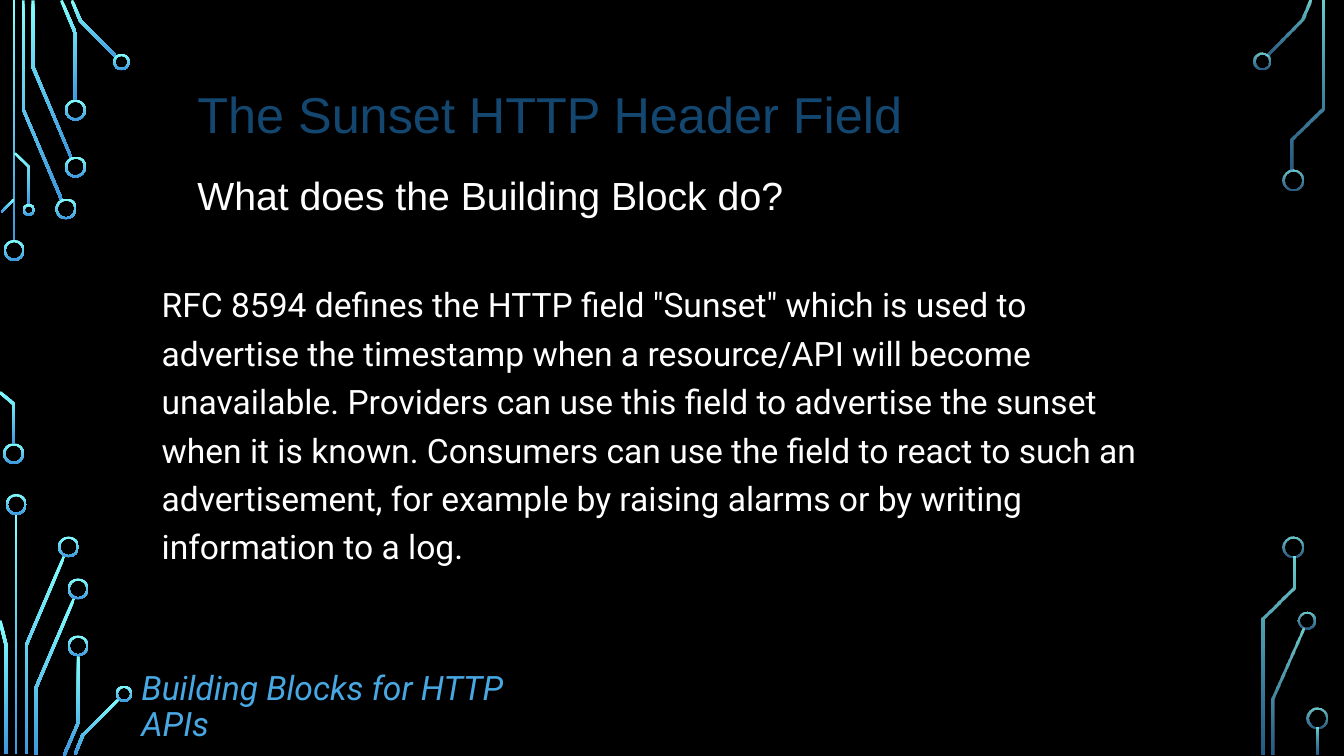
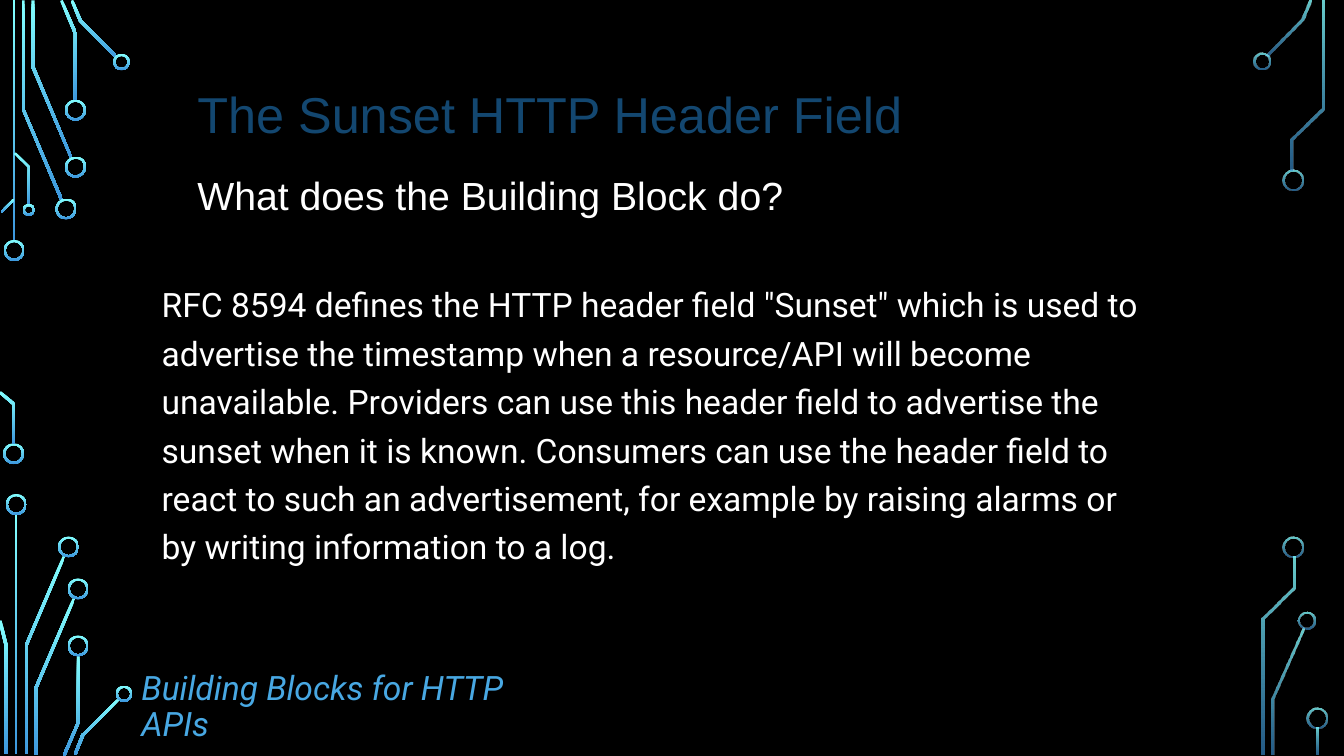
Before and after one commit to dret/HTTP-APIs, a slide deck: slide 5 of assets/slides/rfc8594.pptx. Drawn at 1344x756 pixels with LibreOffice and Linux fonts; fonts in the diff are those of the drawing; background and template pictures are left out. Boxes give left, top, right and bottom in pixels: in the first picture for what was removed or moved away, otherwise in the second. Text is boxed around its words. In the diff, an @@ line names an element or a change of style, - is before the commit and + after.

```diff
--- a/assets/slides/rfc8594.pptx
+++ b/assets/slides/rfc8594.pptx
@@ text at bbox=[162, 291, 1138, 566]: text changed @@
-RFC 8594 defines the HTTP field "Sunset" which is used to advertise the timestamp when a resource/API will become unavailable. Providers can use this field to advertise the sunset when it is known. Consumers can use the field to react to such an advertisement, for example by raising alarms or by writing information to a log.
+RFC 8594 defines the HTTP header field "Sunset" which is used to advertise the timestamp when a resource/API will become unavailable. Providers can use this header field to advertise the sunset when it is known. Consumers can use the header field to react to such an advertisement, for example by raising alarms or by writing information to a log.
```
Also in this commit, not shown: 3 other slides changed, 1 other file.
